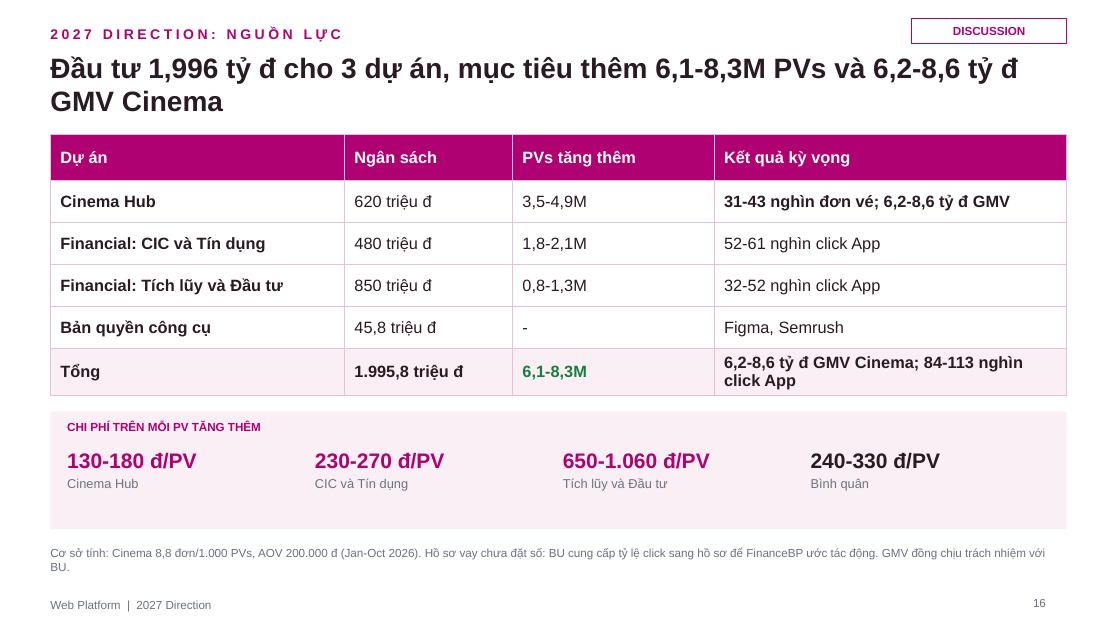
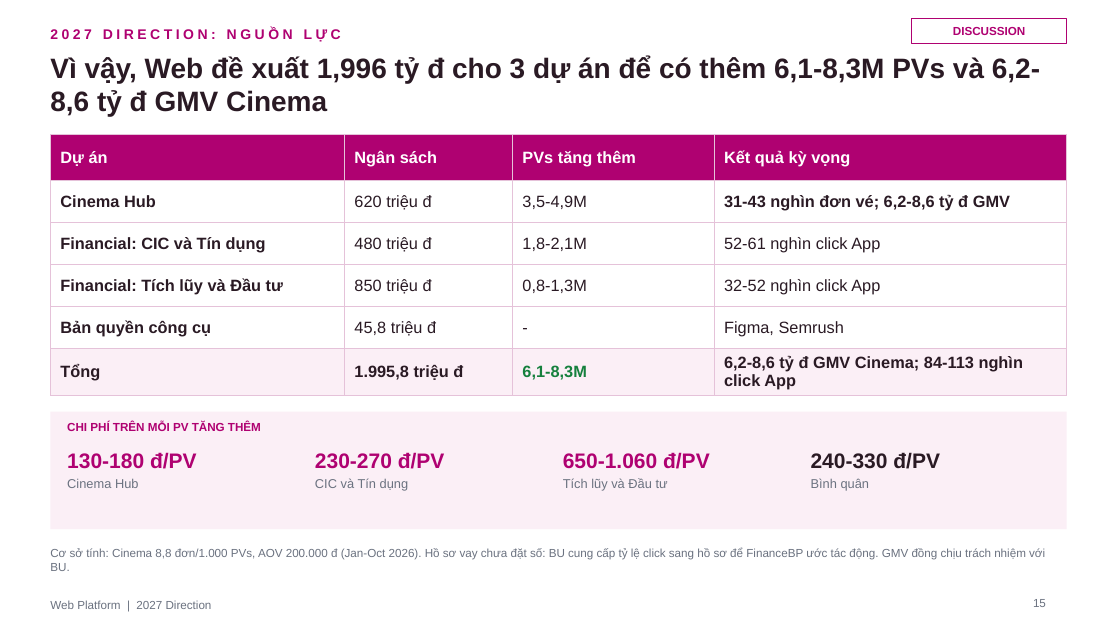
Before and after one commit to stormhoang/hienho-knowledgebase, a slide deck: slide 15 of 07_REPORTS/docs/strategy/2027 Direction - Web Platform (Framework).pptx (slide 16 before the commit). Drawn at 1120x630 pixels with LibreOffice and Linux fonts; fonts in the diff are those of the drawing. Boxes give left, top, right and bottom in pixels: in the first picture for what was removed or moved away, otherwise in the second. Text is boxed around its words. In the diff, an @@ line names an element or a change of style, - is before the commit and + after.

```diff
--- a/07_REPORTS/docs/strategy/2027 Direction - Web Platform (Framework).pptx
+++ b/07_REPORTS/docs/strategy/2027 Direction - Web Platform (Framework).pptx
@@ text at (x1=50, y1=56, x2=1040, y2=117): text changed @@
-Đầu tư 1,996 tỷ đ cho 3 dự án, mục tiêu thêm 6,1-8,3M PVs và 6,2-8,6 tỷ đ GMV Cinema
+Vì vậy, Web đề xuất 1,996 tỷ đ cho 3 dự án để có thêm 6,1-8,3M PVs và 6,2-8,6 tỷ đ GMV Cinema
```
Also in this commit, not shown: 12 other slides changed, 1 slide removed.
